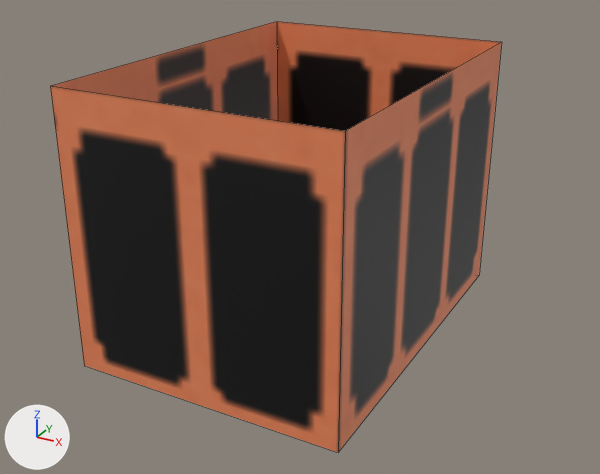
Renders of the FBX model UNITY/Ruwu-Markt/Assets/Assets/bottleCrate.fbx from each side of a commit.
Both versions are drawn from a 50 mm camera at (0.583, -1.064, 0.676) aimed at (0.01, -0.023, 0.155). Arrows for +X, +Y and +Z are at lower left; the lights stay in place. The first picture is the older version. Mesh edges are drawn as thin lines. Where no turn or scale is listed for an object, it has been applied to the vertices.

The scene before the commit, as lines of its bpy script (objects in view):
```python
me_cube_059 = bpy.data.meshes.new('Cube.059')
me_cube_059.from_pydata(...)  # 8 vertices, 5 faces; spans x -0.211..0.211, y -0.289..0.289, z 0.001..0.423
me_cube_059.materials.append(mat_material_077)  # picture img_bottlecrate64_png
ob_bottlecrate = bpy.data.objects.new('BottleCrate', me_cube_059)
ob_bottlecrate.location = (0.0, 0.0, 0.0)
```
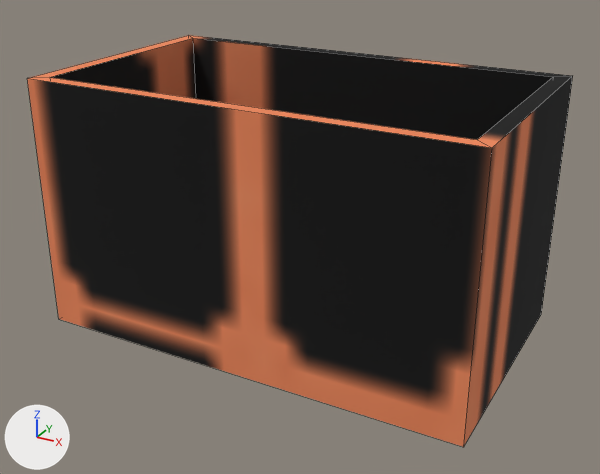
What differs and where, as boxes (x1, y1, x2, y2) in the pictures (600 x 474 px):
'BottleCrate', reshaped (21% wider): before (50, 21, 501, 452); after (27, 35, 573, 447)

Patch to the scene script:
```diff
--- a/UNITY/Ruwu-Markt/Assets/Assets/bottleCrate.fbx.py
+++ b/UNITY/Ruwu-Markt/Assets/Assets/bottleCrate.fbx.py
@@ mat_material_083 @@
+mat_material_083 = principled_material('Material.083')
+mat_material_083.texture = img_bottlecrate64_png
+mat_material_083.roughness = 1.0
@@ me_cube_059 @@
 # used by ob_bottlecrate; location = (0.0, 0.0, 0.0)
-me_cube_059.from_pydata(...)  # 8 vertices, 5 faces; spans x -0.211..0.211, y -0.289..0.289, z 0.001..0.423
-me_cube_059.materials.append(mat_material_077)  # picture img_bottlecrate64_png
+me_cube_059.from_pydata(...)  # 16 vertices, 14 faces; spans x -0.347..0.347, y -0.2..0.2, z 0.0..0.4
+# me_cube_059 part 1: the whole mesh is rebuilt
+me_cube_059.materials.append(mat_material_083)  # picture img_bottlecrate64_png
```
